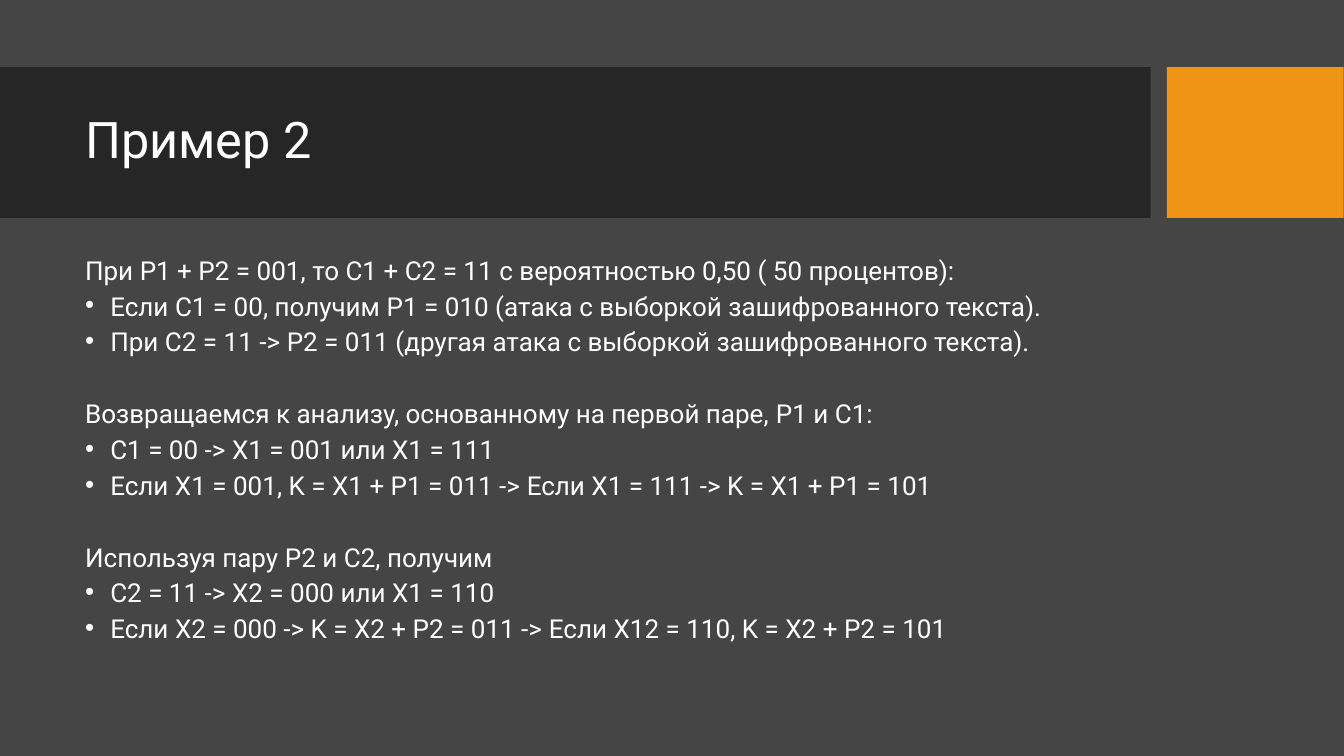
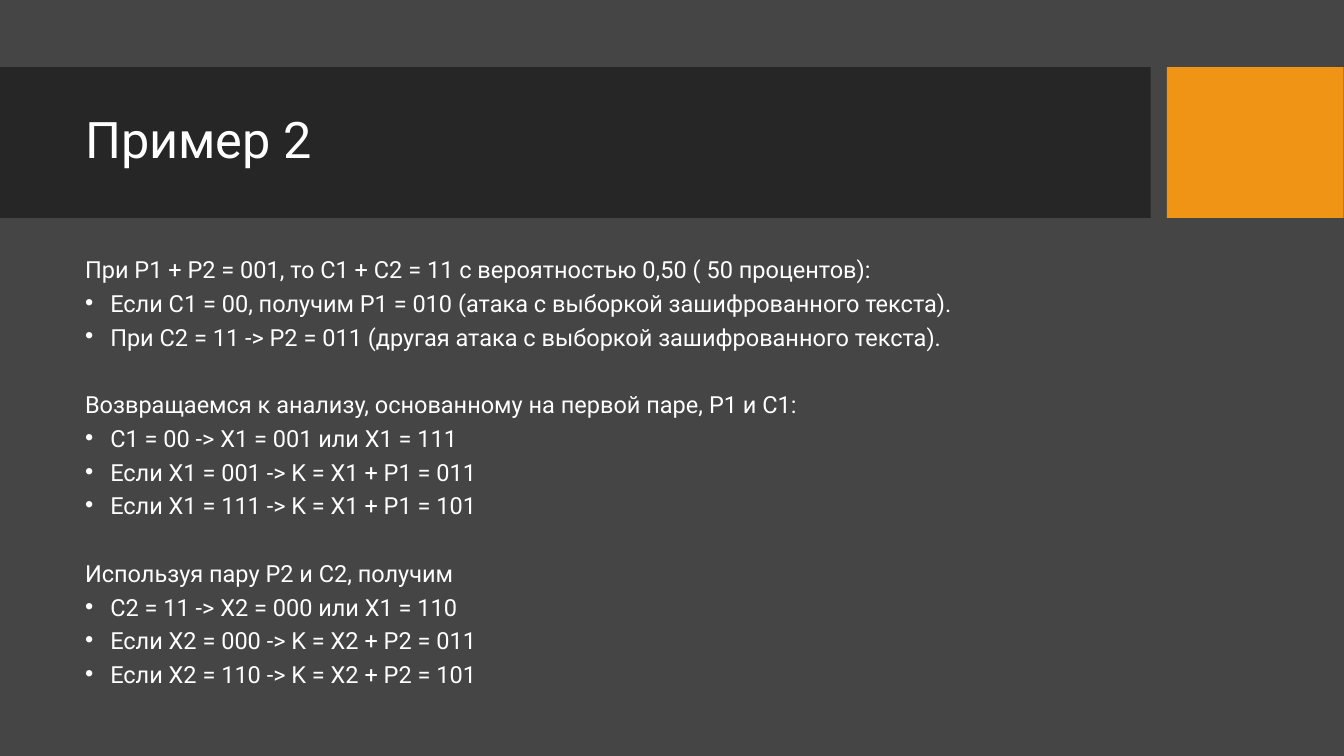
Before and after one commit to VladimirSolodilov/Programming, a slide deck: slide 9 of Дифференциальный криптоанализ.pptx. Drawn at 1344x756 pixels with LibreOffice and Linux fonts; fonts in the diff are those of the drawing; background and template pictures are left out. Boxes give left, top, right and bottom in pixels: in the first picture for what was removed or moved away, otherwise in the second. Text is boxed around its words. In the diff, an @@ line names an element or a change of style, - is before the commit and + after.

```diff
--- a/Дифференциальный криптоанализ.pptx
+++ b/Дифференциальный криптоанализ.pptx
@@ text at [85,259,951,616]: size 18.6 to 16.8 pt in "При P1 + P2 = 001, то ...", "Если C1 = 00, получим P1 = ...", "При C2 = 11 -> P2 = ...", "Возвращаемся к анализу, основанному на первой паре, ..." and 3 more places @@
@@ text at [110,464,476,514]: text changed; size 18.6 to 16.8 pt @@
-• Если X1 = 001, K = X1 + P1 = 011 -> Если X1 = 111 -> K = X1 + P1 = 101
+• Если X1 = 001 -> K = X1 + P1 = 011
+• Если X1 = 111 -> K = X1 + P1 = 101
@@ text at [110,632,476,683]: text changed; size 18.6 to 16.8 pt @@
-• Если X2 = 000 -> K = X2 + P2 = 011 -> Если X12 = 110, K = X2 + P2 = 101
+• Если X2 = 000 -> K = X2 + P2 = 011
+• Если X2 = 110 -> K = X2 + P2 = 101
```
Also in this commit, not shown: 1 other slide changed.
